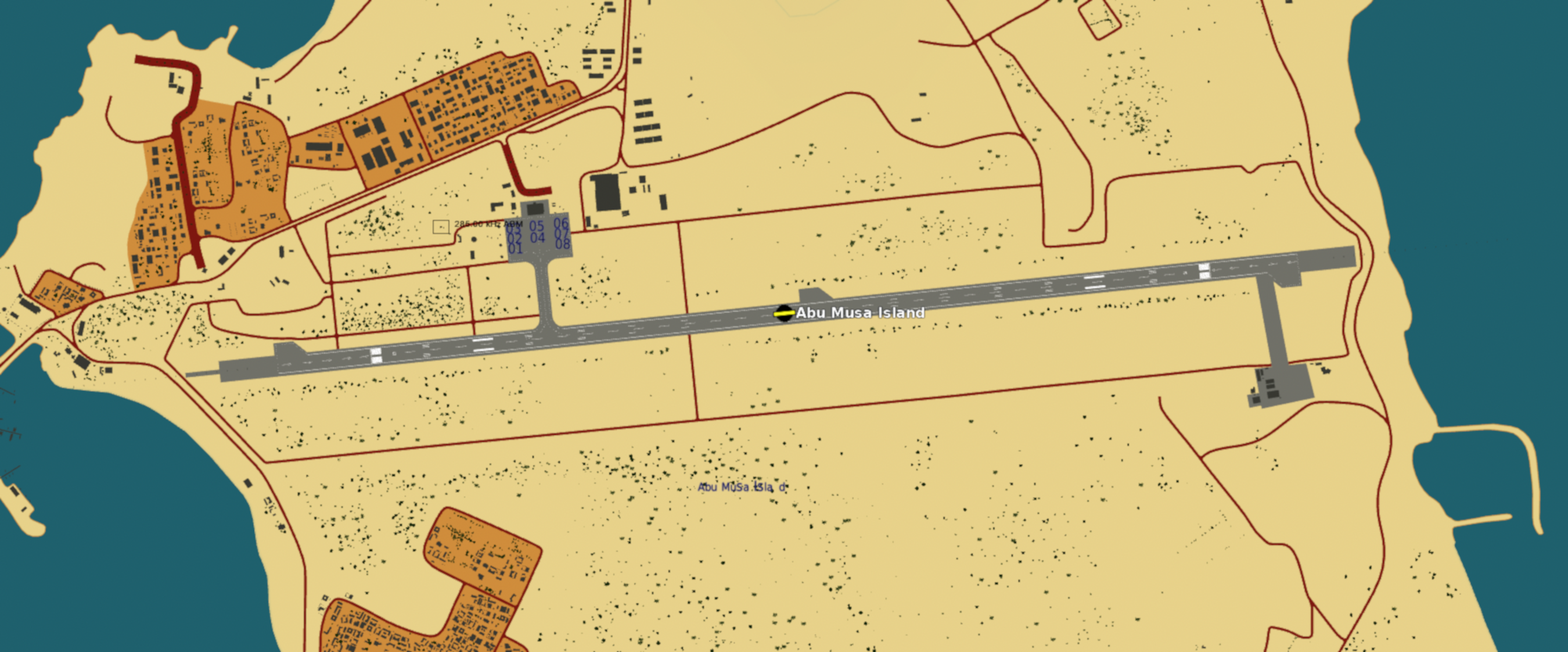
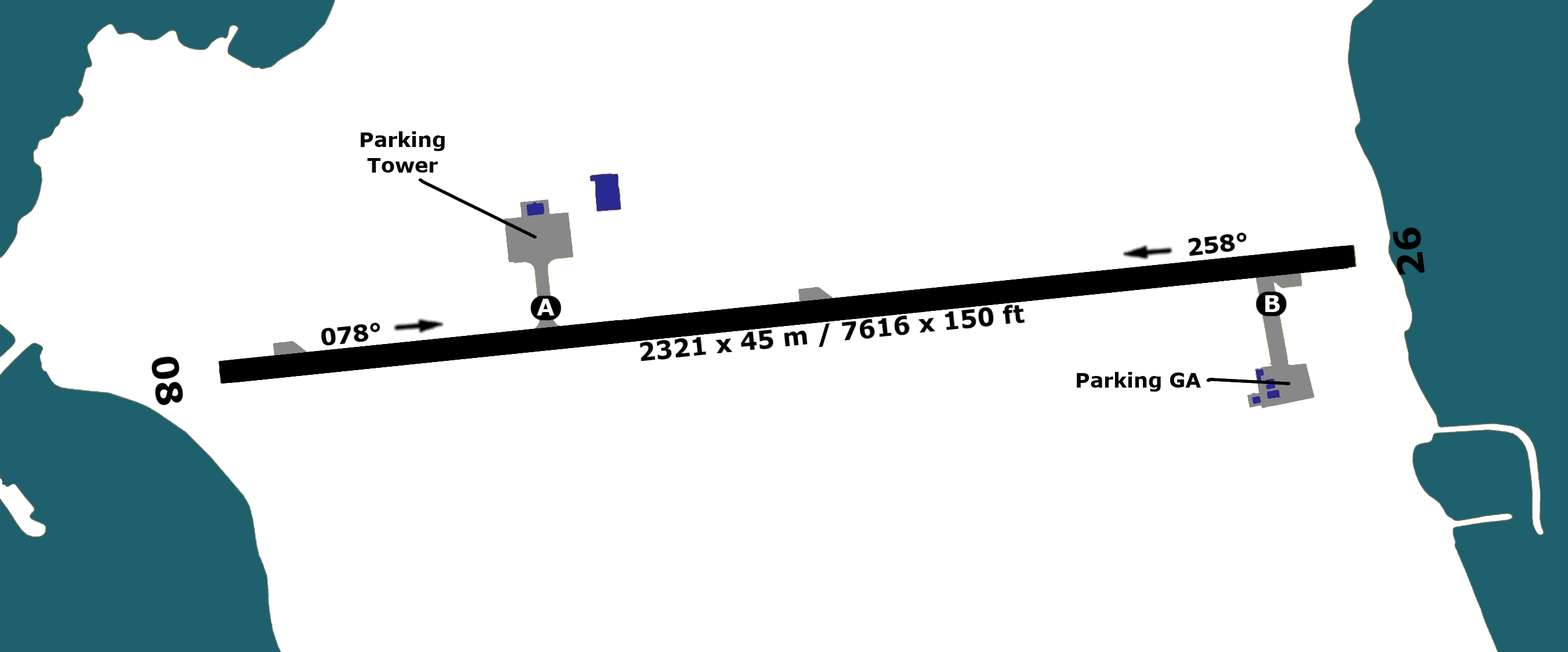
Layer changes from the first 1568px x 652px image to the second:
added layer "078° #1" above "258°" over [320,322,381,346]
added layer "258°" above "Parking GA" over [1187,232,1247,257]
added layer "Parking GA" above "Parking ..." over [1076,371,1201,392]
added layer "Parking ..." above "Pasted Layer copy #4" over [360,131,445,173]
added layer "Pasted Layer copy #4" above "Pasted Layer copy #3" over [1120,242,1175,262]
added layer "Pasted Layer copy #3" above "2321 x 45 m / 7616 x 150 ft" over [391,316,446,336]
added layer "2321 x 45 m / 7616 x 150 ft" above "Layer Group copy #37" over [639,304,1026,362]
added group "Layer Group copy #37" with 2 layers above "Layer Group copy #36" over [1255,290,1287,317]
added layer "B" in group "Layer Group copy #37" over [1264,295,1280,312]
added layer "E #30" in group "Layer Group copy #37" over [1255,290,1287,317]
added group "Layer Group copy #36" with 2 layers above "26" over [530,295,562,321]
added layer "A" in group "Layer Group copy #36" over [536,298,555,316]
added layer "E #29" in group "Layer Group copy #36" over [530,295,562,321]
added layer "26" above "08" over [1392,227,1426,276]
added layer "08" above "Visible" over [150,355,184,406]
painted on "Visible" over [0,0,1544,652]